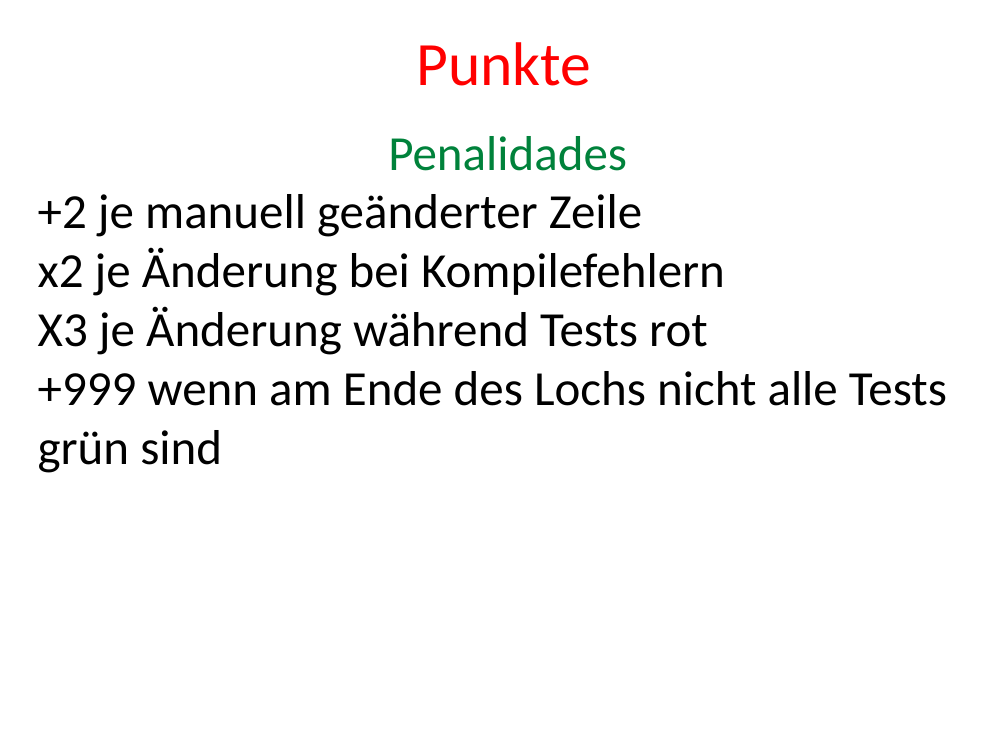
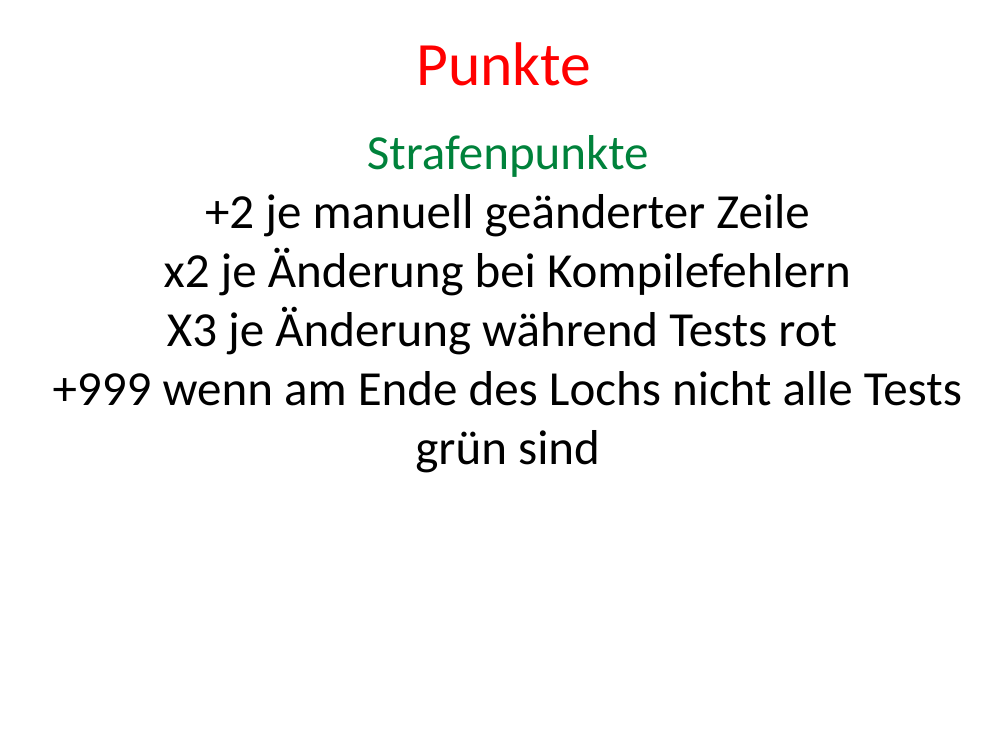
Before and after one commit to mfriedenhagen/Refactoring-Golf, a slide deck: slide 12 of ppt/Folien v2.pptx. Drawn at 1008x756 pixels with LibreOffice and Linux fonts; fonts in the diff are those of the drawing. Boxes give left, top, right and bottom in pixels: in the first picture for what was removed or moved away, otherwise in the second. Text is boxed around its words. In the diff, an @@ line names an element or a change of style, - is before the commit and + after.

```diff
--- a/ppt/Folien v2.pptx
+++ b/ppt/Folien v2.pptx
@@ text at [367, 135, 649, 177]: text changed @@
-Penalidades
+Strafenpunkte
@@ text at [53, 194, 962, 473]: alignment left to centre @@
```
Also in this commit, not shown: 2 other slides changed.
